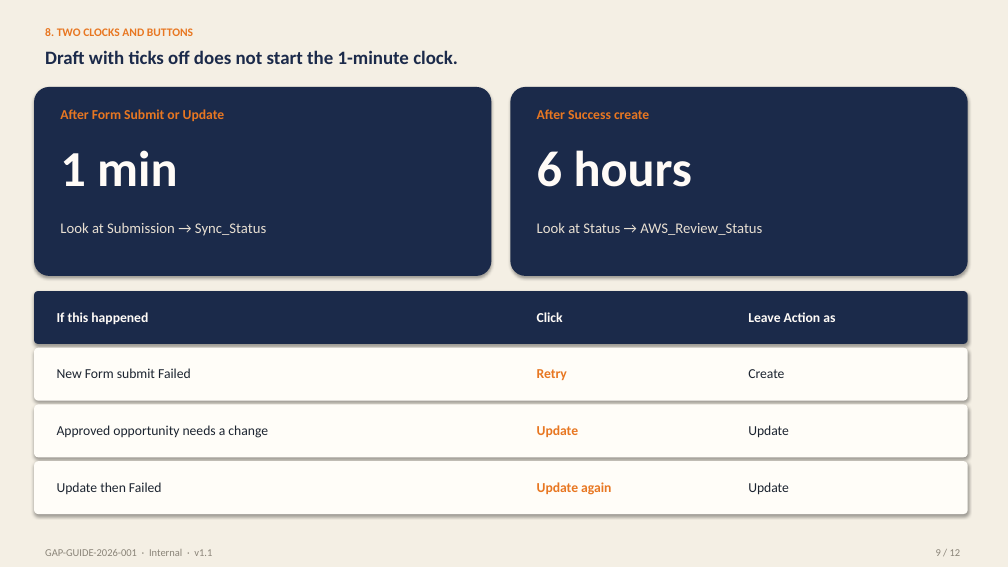
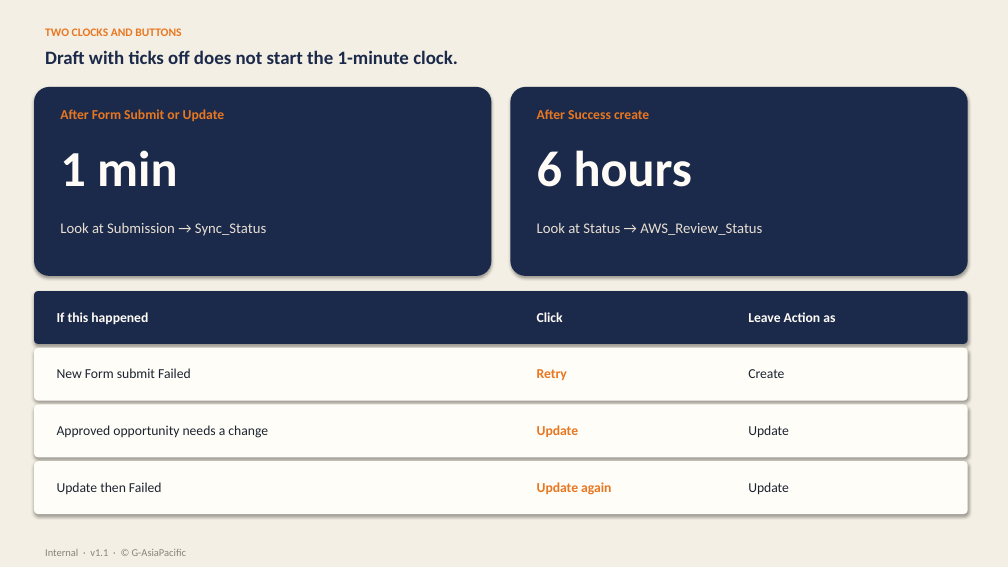
Before and after one commit to azibfikri/apn-opportunity-lark-guide, a slide deck: slide 9 of GAP-GUIDE-2026-001-APN-Opportunity-Lark-Base.pptx. Drawn at 1008x567 pixels with LibreOffice and Linux fonts; fonts in the diff are those of the drawing. Boxes give left, top, right and bottom in pixels: in the first picture for what was removed or moved away, otherwise in the second. Text is boxed around its words. In the diff, an @@ line names an element or a change of style, - is before the commit and + after.

```diff
--- a/GAP-GUIDE-2026-001-APN-Opportunity-Lark-Base.pptx
+++ b/GAP-GUIDE-2026-001-APN-Opportunity-Lark-Base.pptx
@@ text at [45, 28, 181, 36]: text changed @@
-8. TWO CLOCKS AND BUTTONS
+TWO CLOCKS AND BUTTONS
@@ text at [45, 549, 186, 556]: text changed @@
-GAP-GUIDE-2026-001 · Internal · v1.1
+Internal · v1.1 · © G-AsiaPacific
@@ text removed at [936, 549, 961, 556] @@
-9 / 12
```
Also in this commit, not shown: 11 other slides changed, 1 other file.
